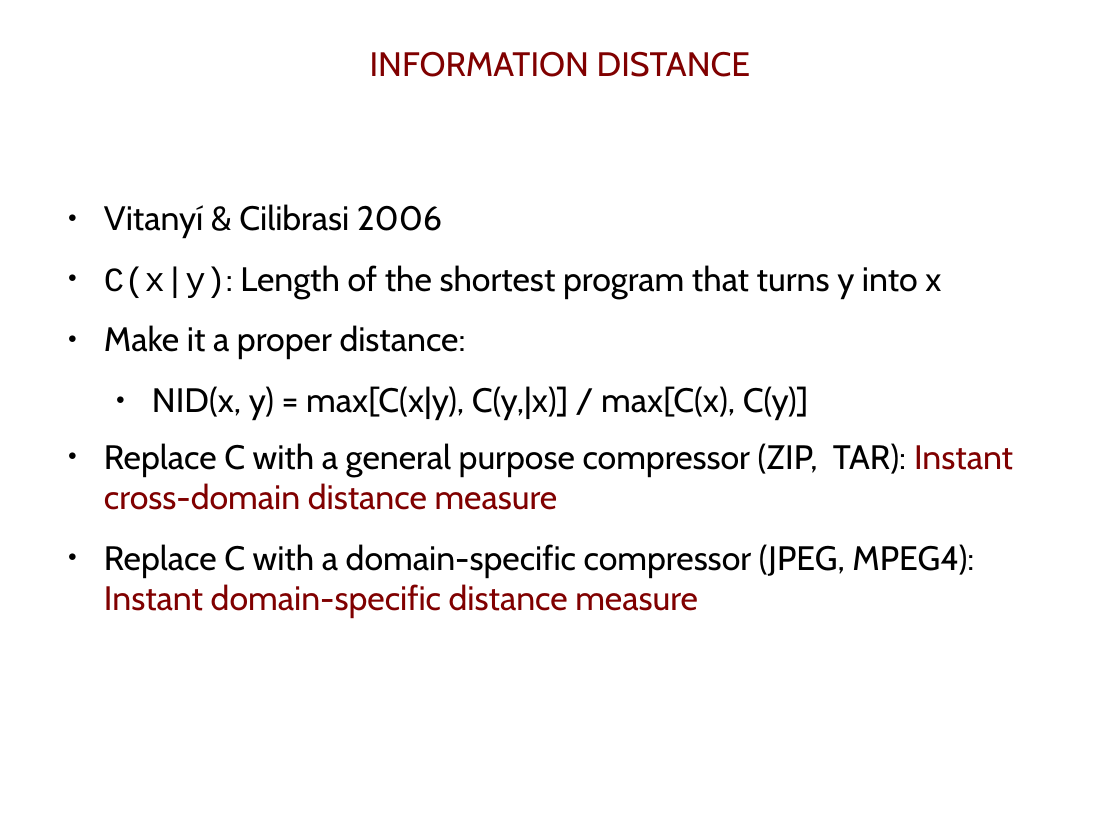
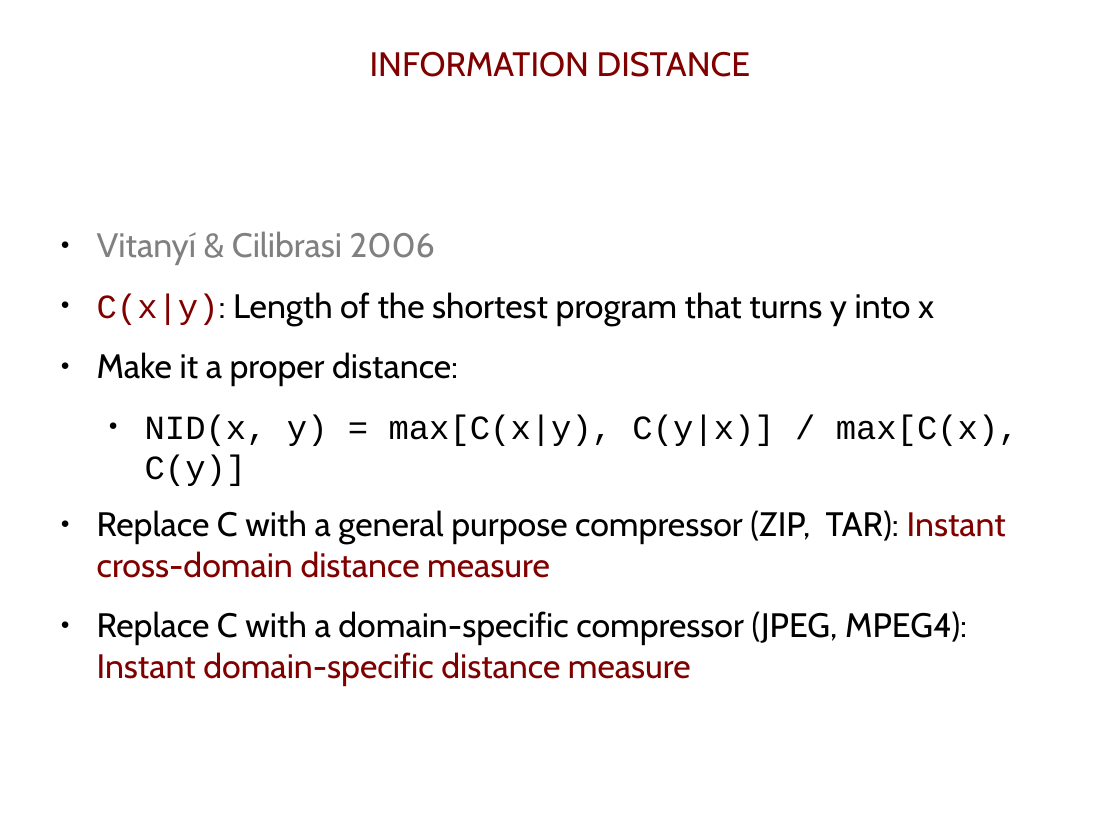
Before and after one commit to pbloem/Publications, a slide deck: slide 20 of admin/pres2.odp (slide 15 before the commit). Drawn at 1120x840 pixels with LibreOffice and Linux fonts; fonts in the diff are those of the drawing. Boxes give left, top, right and bottom in pixels: in the first picture for what was removed or moved away, otherwise in the second. Text is boxed around its words. In the diff, an @@ line names an element or a change of style, - is before the commit and + after.

```diff
--- a/admin/pres2.odp
+++ b/admin/pres2.odp
@@ text "Vitanyí & Cilibrasi 2006": place and size @@
-text "Vitanyí & Cilibrasi 2006" at [104,204,1013,618]
+text "Vitanyí & Cilibrasi 2006" at [97,231,1019,686]
@@ text at [97,231,934,325]: text colour #000000 to #808080 in "Vitanyí & Cilibrasi 2006"; text colour #000000 to #800000 in "C(x|y):" @@
@@ text at [145,414,1019,486]: text changed; font Cabin to Courier New @@
-  ● NID(x, y) = max[C(x|y), C(y,|x)] / max[C(x), C(y)]
+  ● NID(x, y) = max[C(x|y), C(y|x)] / max[C(x), C(y)]
```
Also in this commit, not shown: 16 other slides changed, 14 slides added, 1 slide removed.
